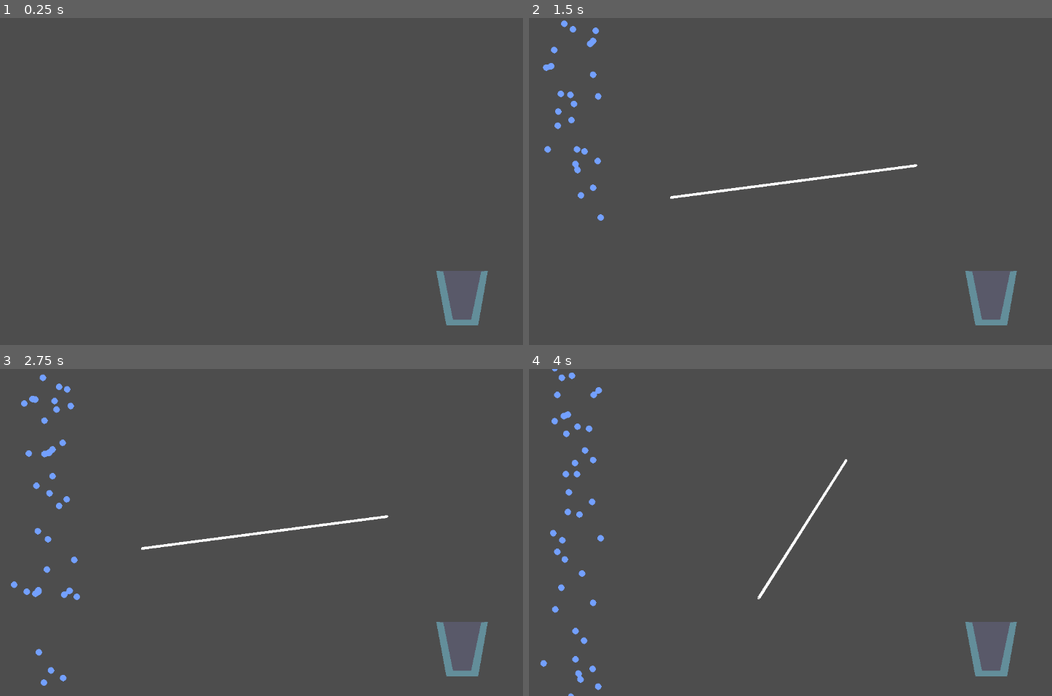
Above: before the commit, frames 1-4 (two rows, left to right).
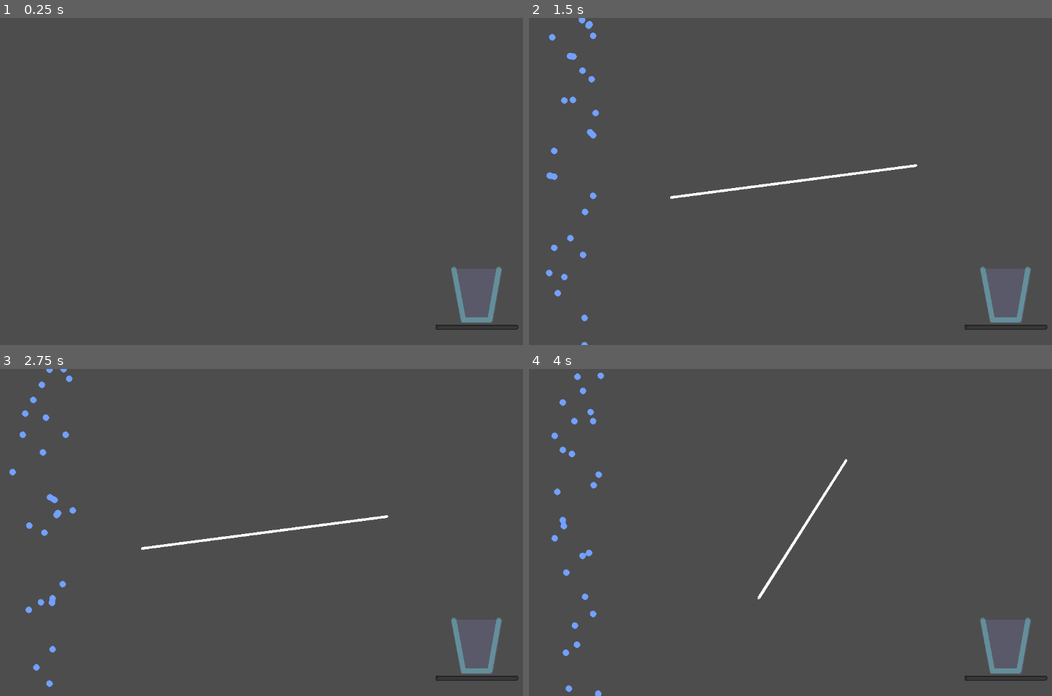
Above: after the commit, the same moments.

Repository: Alkamyst/Flow
Game: Godot game, scene res://game.tscn
The game is run twice, just before and just after one commit, with the same random seed, the same clock (stepped at 60 frames per second) and the same inputs.
Inputs (mouse positions are in pixels of both pictures, inside the frame that each line leads up to):
- Up to frame 1 (0.25 s): no input
- Up to frame 2 (1.5 s): tap Enter at 0.5 s; move the mouse to (916, 165) at 0.52 s; press the mouse at (916, 165) at 0.53 s; move the mouse to (670, 197) at 1.27 s; release the mouse at (670, 197) at 1.28 s; click (670, 197) at 1.35 s
- Up to frame 3 (2.75 s): move the mouse to (319, 460) at 2.02 s; press the mouse at (319, 460) at 2.03 s
- Up to frame 4 (4 s): move the mouse to (759, 597) at 2.77 s; release the mouse at (759, 597) at 2.78 s; click (759, 597) at 2.85 s; move the mouse to (963, 581) at 3.52 s; press the mouse at (963, 581) at 3.53 s

The runs differ from the first frame. In frame 1, 1.4% of the frame differs, in the area x 83-100%, y 76-96%; in frame 2, 2.5%; in frame 3, 2.6%; in frame 4, 2.8%, in the area x 2-100%, y 0-100%.

Commit message:
Improved Water Glass

Diff:
--- a/Objects/Glass/area_2d.gd
+++ b/Objects/Glass/area_2d.gd
@@ -1,6 +1,9 @@
 extends Area2D
 
-var overlapNum: int = 0
+var overlapNum: float = 0.0
+const OVERLAP_NEEDED: float = 250.0
+
+@onready var Bar: ProgressBar = $"../ProgressBar"
 
 # Called when the node enters the scene tree for the first time.
 func _ready():
@@ -8,9 +11,11 @@
 
 
 # Called every frame. 'delta' is the elapsed time since the previous frame.
-func _process(delta):
-	if overlapNum >= 250:
-		print("done")
+func _process(_delta):
+	if overlapNum >= OVERLAP_NEEDED:
+		get_tree().paused = true
+
+	Bar.value = overlapNum / OVERLAP_NEEDED * 100.0
 
 
 func _on_body_shape_entered(body_rid, body, body_shape_index, local_shape_index):
--- a/Objects/Glass/glass.tscn
+++ b/Objects/Glass/glass.tscn
@@ -1,9 +1,37 @@
-[gd_scene load_steps=3 format=3 uid="uid://biy5qhi571oct"]
+[gd_scene load_steps=6 format=3 uid="uid://biy5qhi571oct"]
 
 [ext_resource type="Script" uid="uid://barfl1vvjaem2" path="res://Objects/Glass/area_2d.gd" id="1_mstf8"]
 
 [sub_resource type="RectangleShape2D" id="RectangleShape2D_sc5ce"]
 size = Vector2(80, 98)
+
+[sub_resource type="StyleBoxFlat" id="StyleBoxFlat_mstf8"]
+bg_color = Color(0.21950102, 0.21950102, 0.21950102, 1)
+border_width_left = 1
+border_width_top = 1
+border_width_right = 1
+border_width_bottom = 1
+border_color = Color(0, 0, 0, 1)
+corner_radius_top_left = 2
+corner_radius_top_right = 2
+corner_radius_bottom_right = 2
+corner_radius_bottom_left = 2
+
+[sub_resource type="StyleBoxFlat" id="StyleBoxFlat_vmq1h"]
+bg_color = Color(1.347661e-06, 0.6447382, 0.9172544, 1)
+border_width_left = 1
+border_width_top = 1
+border_width_right = 1
+border_width_bottom = 1
+border_color = Color(0, 0, 0, 1)
+corner_radius_top_left = 2
+corner_radius_top_right = 2
+corner_radius_bottom_right = 2
+corner_radius_bottom_left = 2
+
+[sub_resource type="Theme" id="Theme_q8hak"]
+ProgressBar/styles/background = SubResource("StyleBoxFlat_mstf8")
+ProgressBar/styles/fill = SubResource("StyleBoxFlat_vmq1h")
 
 [node name="Glass" type="StaticBody2D"]
 
@@ -11,19 +39,13 @@
 position = Vector2(-2.4000015, 10.399994)
 scale = Vector2(3.9199982, 2.7600029)
 build_mode = 1
-polygon = PackedVector2Array(10.204086, -40.21735, 5.102043, -5.7970953, -4.0816345, -5.7970953, -8.9285755, -40.579666, -12.500006, -40.579666, -4.591839, -5.0724583, 5.6122475, -5.0724583, 13.520414, -40.579666)
+polygon = PackedVector2Array(10.56123, -40.362274, 6.224493, -5.9420204, -5.000002, -5.9420204, -9.846943, -40.72459, -13.163271, -40.72459, -5.7653084, -4.8550653, 6.9897995, -4.8550653, 14.387762, -40.362274)
 
 [node name="Inside" type="Polygon2D" parent="."]
 position = Vector2(7.5999985, -0.1000061)
 scale = Vector2(3.9199982, 2.7600029)
 color = Color(0.43137255, 0.43137255, 0.60784316, 0.36862746)
 polygon = PackedVector2Array(9, -37, 2, -37, -7, -37, -13, -37, -15, -37, -10, 2, -2, 2, 6, 2, 11, -37)
-
-[node name="Polygon2D" type="Polygon2D" parent="."]
-position = Vector2(7.5999985, -0.1000061)
-scale = Vector2(3.9199982, 2.7600029)
-color = Color(0.4745098, 1, 1, 0.32156864)
-polygon = PackedVector2Array(7.6530647, -36.775322, 2.5510216, -1.9927514, -6.632656, -1.9927514, -11.479597, -36.775322, -15, -37, -10, 2, -2, 2, 6, 2, 11, -37)
 
 [node name="Area2D" type="Area2D" parent="."]
 script = ExtResource("1_mstf8")
@@ -32,5 +54,20 @@
 position = Vector2(0, -53)
 shape = SubResource("RectangleShape2D_sc5ce")
 
+[node name="Line2D" type="Line2D" parent="."]
+points = PackedVector2Array(44, -101, 26, -1, -26, -1, -45, -101)
+default_color = Color(0.4745098, 1, 1, 0.3254902)
+joint_mode = 2
+begin_cap_mode = 2
+end_cap_mode = 2
+
+[node name="ProgressBar" type="ProgressBar" parent="."]
+offset_left = -81.0
+offset_top = 9.0
+offset_right = 82.0
+offset_bottom = 18.0
+theme = SubResource("Theme_q8hak")
+show_percentage = false
+
 [connection signal="body_shape_entered" from="Area2D" to="Area2D" method="_on_body_shape_entered"]
 [connection signal="body_shape_exited" from="Area2D" to="Area2D" method="_on_body_shape_exited"]
--- a/WaterPhysics.gd
+++ b/WaterPhysics.gd
@@ -28,7 +28,7 @@
 	#set physics parameters
 	ps.body_set_param(water_col,PhysicsServer2D.BODY_PARAM_FRICTION,0.0)
 	ps.body_set_param(water_col,PhysicsServer2D.BODY_PARAM_MASS,1.0)
-	ps.body_set_param(water_col,PhysicsServer2D.BODY_PARAM_GRAVITY_SCALE,0.5)
+	ps.body_set_param(water_col,PhysicsServer2D.BODY_PARAM_GRAVITY_SCALE,1.0)
 	ps.body_set_state(water_col,PhysicsServer2D.BODY_STATE_TRANSFORM,trans)
 	#Visual
 	#create canvas item(all 2D objects are canvas items)
--- a/game.tscn
+++ b/game.tscn
@@ -26,4 +26,6 @@
 script = ExtResource("4_fc0e3")
 
 [node name="Glass" parent="." instance=ExtResource("5_7jktm")]
-position = Vector2(978, 603)
+position = Vector2(1007, 599)
+
+[node name="MeshInstance2D" type="MeshInstance2D" parent="."]
Binary file added: Sprites/TileSet/TileSet.aseprite
Binary file added: Sprites/TileSet/TileSet.png
Not shown, added: Sprites/TileSet/TileSet.png.import
Not shown, changed: Sprites/.DS_Store
